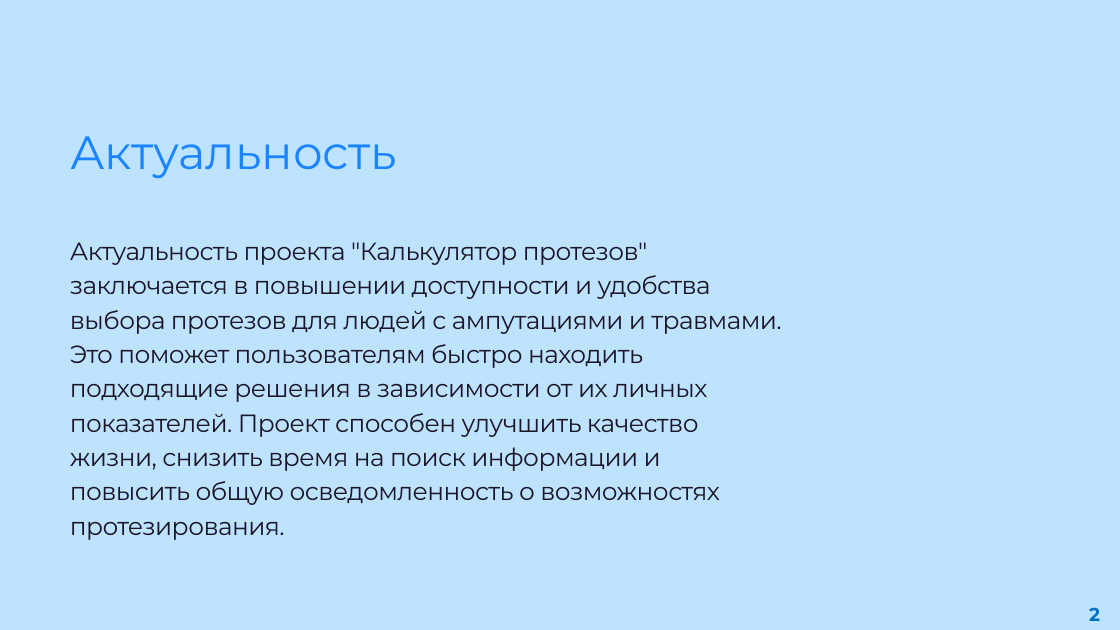
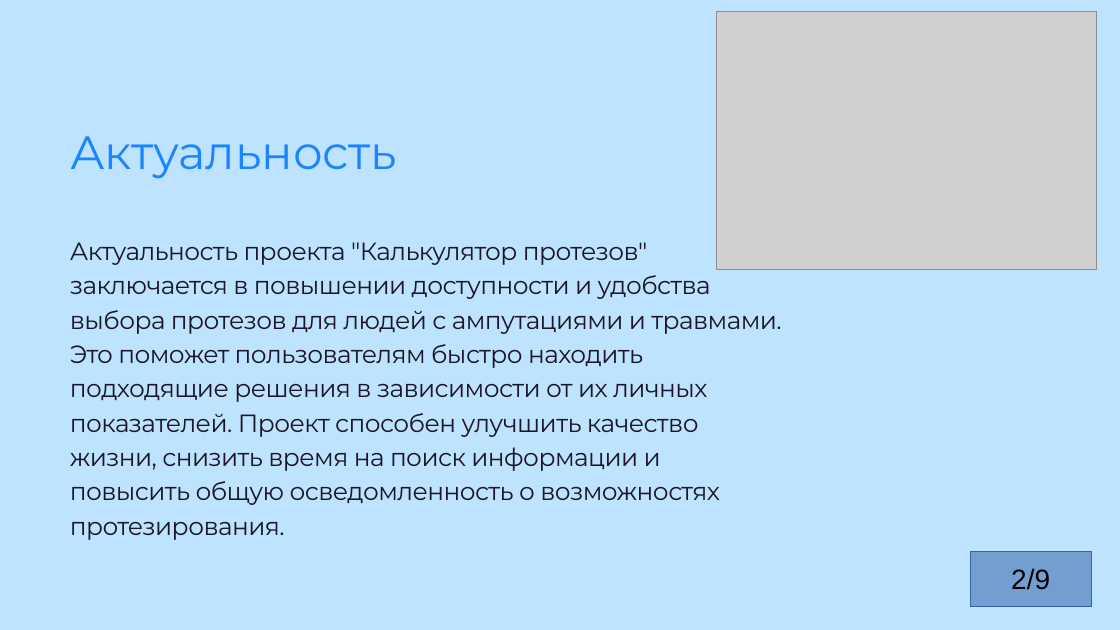
Before and after one commit to alexandr2081/Prosthetic-Calculator, a slide deck: slide 2 of Очень важные вещи/Итоговая презентация (Калькулятор протезов).pptx. Drawn at 1120x630 pixels with LibreOffice and Linux fonts; fonts in the diff are those of the drawing; grey boxes stand for pictures. Boxes give left, top, right and bottom in pixels: in the first picture for what was removed or moved away, otherwise in the second. Text is boxed around its words. In the diff, an @@ line names an element or a change of style, - is before the commit and + after.

```diff
--- a/Очень важные вещи/Итоговая презентация (Калькулятор протезов).pptx
+++ b/Очень важные вещи/Итоговая презентация (Калькулятор протезов).pptx
@@ picture added at (717, 11, 1097, 269) @@
@@ rectangle added at (970, 551, 1091, 606), fill #729FCF, outline #3465A4 0 pt, 36 pt, text #000000 @@
+2/9
@@ text removed at (1089, 607, 1100, 621) @@
-2
```
Also in this commit, not shown: 7 other slides changed, 1 slide added, 1 slide removed.
